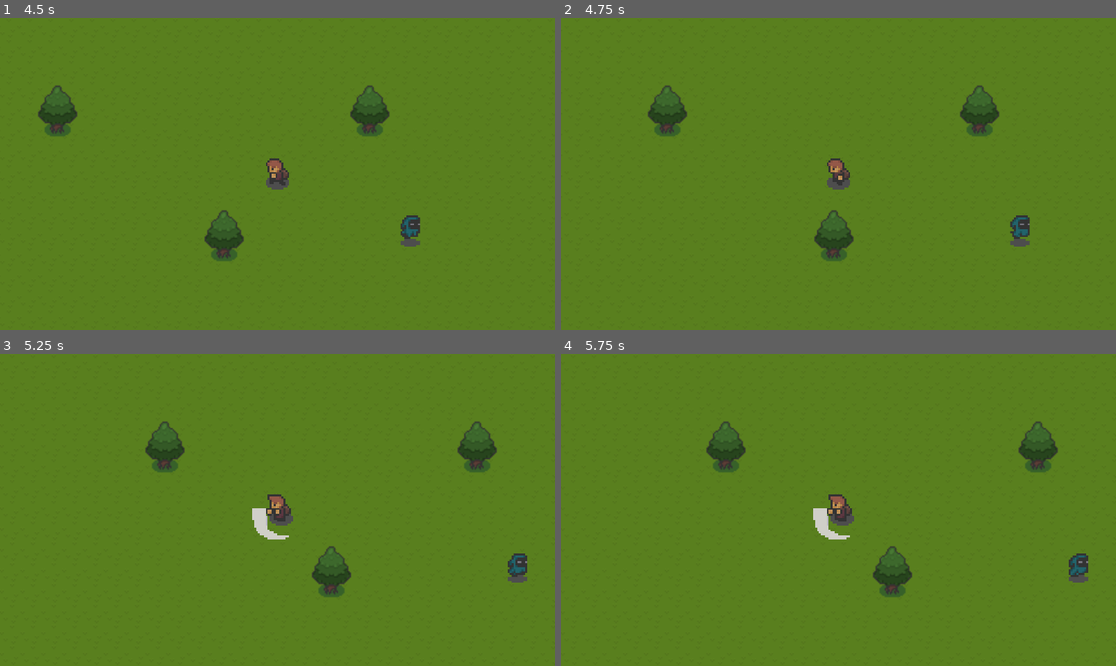
Above: before the commit, frames 1-4 (two rows, left to right).
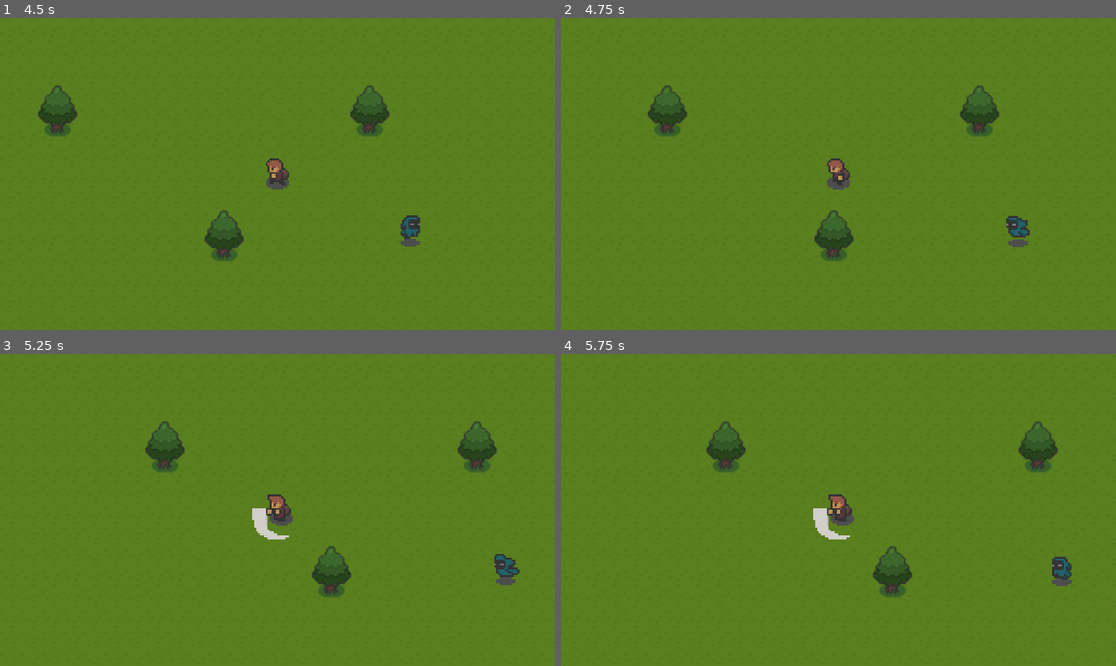
Above: after the commit, the same moments.

Repository: lgraham076/topdownadventurer
Game: Godot game, scene res://scenes/game.tscn
Same seed, same stepped clock (60 frames per second), same inputs: the game is played once before the commit and once after it.
Inputs:
- Up to frame 1 (4.5 s): hold Right (move_right) 0.53-1.28 s; hold Space (attack) 0.53-1.28 s; hold Down (move_down) 1.28-2.03 s; tap Space (attack) at 1.35, 2.85, 4.35 s; hold Right (move_right) 2.03-2.78 s; hold Space (attack) 2.03-2.78 s; hold Up (move_up) 2.78-3.53 s; hold Space (attack) 3.53-4.28 s; hold Left (move_left) from 3.53 s (still down)
- Up to frame 2 (4.75 s): keep holding Left (move_left)
- Up to frame 3 (5.25 s): release Left (move_left) at 5.03 s; hold Down (move_down) from 5.03 s (still down); hold Space (attack) from 5.03 s (still down)
- Up to frame 4 (5.75 s): keep holding Down (move_down); keep holding Space (attack)

Frame 1 is identical in both runs. In frame 2, 0.2% of the frame differs, in the area x 80-85%, y 63-74%; in frame 3, 0.5%; in frame 4, 0.6%, in the area x 88-95%, y 63-75%.

Commit message:
Added state machine and wander activity

Diff:
--- a/scenes/enemies/phantom.tscn
+++ b/scenes/enemies/phantom.tscn
@@ -10,6 +10,8 @@
 [ext_resource type="Texture2D" uid="uid://b176r4jkeqhee" path="res://assets/Enemies/Phantom/phantom_run_anim_left_strip_6.png" id="7_h7o4l"]
 [ext_resource type="Texture2D" uid="uid://j5psybs8prs6" path="res://assets/Enemies/Phantom/phantom_run_anim_right_strip_6.png" id="8_ujupw"]
 [ext_resource type="PackedScene" uid="uid://inmqvvwb8shc" path="res://scenes/utils/hitbox.tscn" id="9_xnr1u"]
+[ext_resource type="Script" uid="uid://cm12jcsokry51" path="res://scripts/utils/states/statemachine.gd" id="11_8acfs"]
+[ext_resource type="Script" uid="uid://cmexo0io648sh" path="res://scripts/utils/states/wander.gd" id="12_0ncig"]
 
 [sub_resource type="AtlasTexture" id="AtlasTexture_xt725"]
 atlas = ExtResource("1_km5ia")
@@ -365,7 +367,7 @@
 [sub_resource type="CircleShape2D" id="CircleShape2D_4dvop"]
 radius = 6.0
 
-[node name="Phantom" type="Node2D"]
+[node name="Phantom" type="CharacterBody2D"]
 texture_filter = 1
 script = ExtResource("1_yynti")
 
@@ -379,3 +381,13 @@
 [node name="CollisionShape2D" type="CollisionShape2D" parent="Hitbox"]
 position = Vector2(0, -1)
 shape = SubResource("CircleShape2D_4dvop")
+
+[node name="StateMachine" type="Node" parent="." node_paths=PackedStringArray("initial_state")]
+script = ExtResource("11_8acfs")
+initial_state = NodePath("Wander")
+metadata/_custom_type_script = "uid://cm12jcsokry51"
+
+[node name="Wander" type="Node" parent="StateMachine" node_paths=PackedStringArray("enemy")]
+script = ExtResource("12_0ncig")
+enemy = NodePath("../..")
+metadata/_custom_type_script = "uid://cmexo0io648sh"
--- a/scripts/phantom.gd
+++ b/scripts/phantom.gd
@@ -1,4 +1,4 @@
-class_name Enemy extends Node2D
+class_name Enemy extends CharacterBody2D
 
 const DEFAULT_DIRECTION := "right"
 const DEFAULT_ACTION := "idle"
@@ -24,7 +24,21 @@
 	action = DEFAULT_ACTION
 
 func _physics_process(_delta: float) -> void:
+	position += velocity
+
+	if action not in ["hit", "death"]:
+		if velocity == Vector2.ZERO:
+			action = DEFAULT_ACTION
+		else:
+			action = "run"
+			if velocity.x < 0:
+				direction = "left"
+			else:
+				direction = "right"
+
+
 	animate()
+	move_and_slide()
 
 func take_damage(_damage: int) -> void:
 	action = "hit"
--- /dev/null
+++ b/scripts/utils/states/state.gd
@@ -0,0 +1,16 @@
+extends Node
+class_name State
+
+signal transition()
+
+func enter():
+    pass
+
+func exit():
+    pass
+
+func update(_delta : float):
+    pass
+
+func physics_update(_delta : float):
+    pass
--- /dev/null
+++ b/scripts/utils/states/statemachine.gd
@@ -0,0 +1,40 @@
+extends Node
+class_name StateMachine
+
+@export var initial_state : State
+
+var current_state : State
+var states : Dictionary = {}
+
+func _ready():
+    print("Initializing statemachine")
+    for child in get_children():
+        if child is State:
+            states[child.name] = child
+            child.transition.connect(on_transition)
+
+    if initial_state:
+        current_state = initial_state
+        initial_state.enter()
+
+func _process(delta: float) -> void:
+    if current_state:
+        current_state.update(delta)
+
+func _physics_process(delta: float) -> void:
+    if current_state:
+        current_state.update(delta)
+
+func on_transition(state, new_state_name):
+    if state != current_state:
+        return
+
+    var new_state : State = states[new_state_name]
+    if !new_state:
+        return
+
+    if current_state:
+        current_state.exit()
+
+    new_state.enter()
+    current_state = new_state
--- /dev/null
+++ b/scripts/utils/states/wander.gd
@@ -0,0 +1,36 @@
+extends State
+class_name Wander
+
+@export var enemy: CharacterBody2D
+@export var move_speed := 0.25
+
+var move_direction : Vector2
+var wander_time : float
+
+func randomize_wander():
+    if move_direction == Vector2.ZERO:
+        move_direction = Vector2(randf_range(-1,1), randf_range(-1,1)).normalized()
+    else:
+        move_direction = Vector2.ZERO
+
+    wander_time = randf_range(1,5)
+
+func enter():
+    randomize_wander()
+
+func exit():
+    pass
+
+func update(delta : float):
+    if wander_time > 0:
+        wander_time -= delta
+    else:
+        randomize_wander()
+        if enemy:
+            enemy.velocity = move_direction * move_speed
+
+
+func physics_update(_delta : float):
+    print("Uodating psychics")
+    if enemy:
+        enemy.velocity = move_direction * move_speed
Not shown: 1 places in scenes/enemies/phantom.tscn that only renumber resources
Not shown, added: scripts/utils/states/state.gd.uid
Not shown, added: scripts/utils/states/statemachine.gd.uid
Not shown, added: scripts/utils/states/wander.gd.uid
